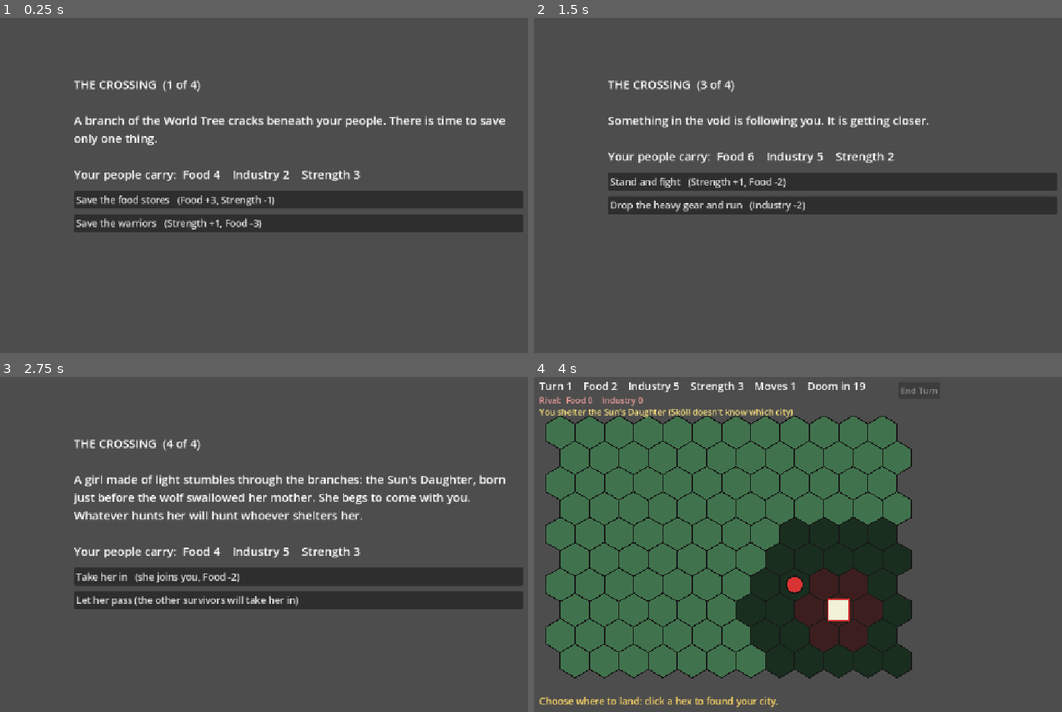
Above: before the commit, frames 1-4 (two rows, left to right).
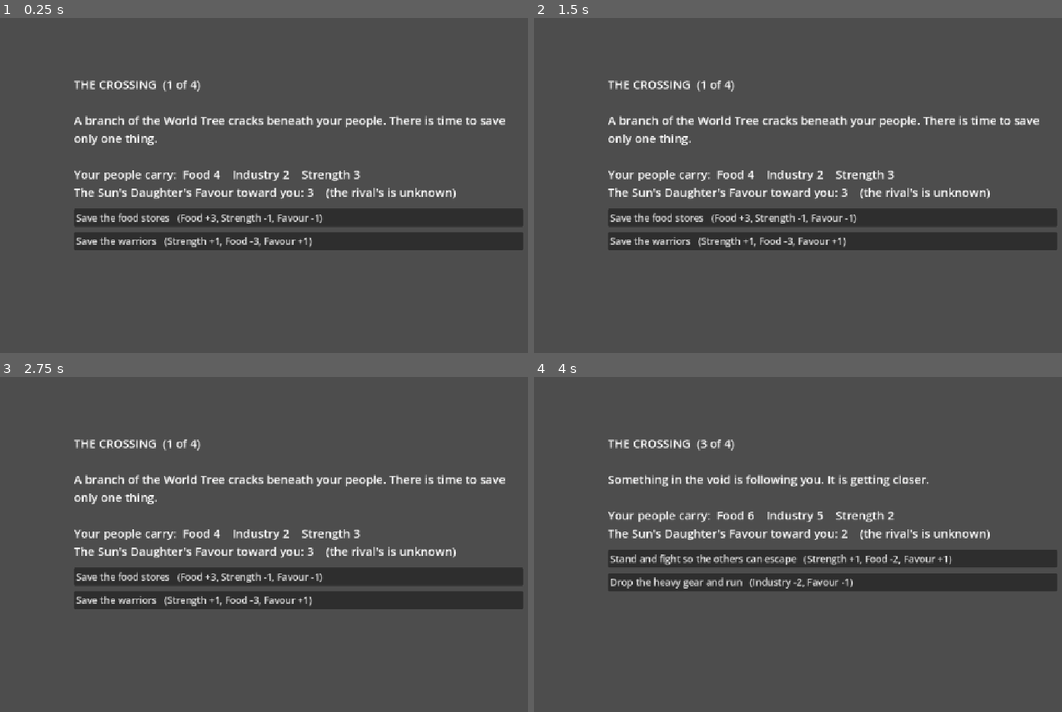
Above: after the commit, the same moments.

Repository: BnanaSkully/after-ragnorok-prototype
Game: Godot game, scene res://main.tscn
The game is run twice, just before and just after one commit, with the same random seed, the same clock (stepped at 60 frames per second) and the same inputs.
Inputs (mouse positions are in pixels of both pictures, inside the frame that each line leads up to):
- Up to frame 1 (0.25 s): no input
- Up to frame 2 (1.5 s): click (834, 198) at 0.5 s, where only the run before the commit has a clickable "Save the food stores (Food +3…"; click (834, 182) at 1.25 s, where only the run before the commit has a clickable "Strip it for tools (Industry …"
- Up to frame 3 (2.75 s): click (300, 541) at 2 s, where only the run before the commit has a clickable "Stand and fight (Strength +1,…"
- Up to frame 4 (4 s): click (834, 578) at 2.75 s, where only the run before the commit has a clickable "Take her in (she joins you, F…"; click (834, 557) at 3.5 s, where only the run after the commit has a clickable "Strip it for tools (Industry …"

The runs differ from the first frame. In frame 1, 12% of the frame differs, in the area x 13-99%, y 50-70%; in frame 2, 17%; in frame 3, 6.2%; in frame 4, 54%, in the area x 1-99%, y 1-99%.

Commit message:
The Sun's Daughter chooses her protector by Favour
She now has a Favour score (0-10) toward each faction. Crossing
choices that protect people raise it and abandoning them lowers it;
the 4th event becomes sharing food with her (+2) or leaving her be.
The rival's Favour is hidden and random (3-6). At the Landing she
shelters with whoever she trusts most (ties random), and both scores
are revealed.

CLAUDE.md records the planned next steps (treating her well, going
rogue, trading her with a possibly negative value), with steps 2-3 on
hold until 'treated well' is decided.

Co-Authored-By: Claude Opus 5.5 <noreply@anthropic.com>
Claude-Session: https://claude.ai/code/session_01Kpeg7E5nkYcPnqopYPPAon

Diff:
--- a/crossing_events.gd
+++ b/crossing_events.gd
@@ -3,7 +3,12 @@
 # PLACEHOLDER TEXT - rewrite these freely, or add more events to the list.
 # Each event has some "text" and a list of "choices". Each choice has a
 # "label" (the button text) and "effects": numbers added to what the
-# player's people arrive with. Use "food", "industry" and "strength".
+# player's people arrive with. Use "food", "industry", "strength" and "favour".
+#
+# "favour" is how much the Sun's Daughter trusts you. She travels with the
+# survivors and watches how each people behaves; at the Landing she shelters
+# with whoever she trusts most. Protecting people raises it, abandoning them
+# lowers it.
 
 const START_FOOD := 4
 const START_INDUSTRY := 2
@@ -12,8 +17,8 @@
 	{
 		"text": "A branch of the World Tree cracks beneath your people. There is time to save only one thing.",
 		"choices": [
-			{"label": "Save the food stores", "effects": {"food": 3, "strength": -1}},
-			{"label": "Save the warriors", "effects": {"strength": 1, "food": -3}},
+			{"label": "Save the food stores", "effects": {"food": 3, "strength": -1, "favour": -1}},
+			{"label": "Save the warriors", "effects": {"strength": 1, "food": -3, "favour": 1}},
 		],
 	},
 	{
@@ -26,17 +31,15 @@
 	{
 		"text": "Something in the void is following you. It is getting closer.",
 		"choices": [
-			{"label": "Stand and fight", "effects": {"strength": 1, "food": -2}},
-			{"label": "Drop the heavy gear and run", "effects": {"industry": -2}},
+			{"label": "Stand and fight so the others can escape", "effects": {"strength": 1, "food": -2, "favour": 1}},
+			{"label": "Drop the heavy gear and run", "effects": {"industry": -2, "favour": -1}},
 		],
 	},
-	# The Sun's Daughter. "daughter": 1 means she joins the player; if the player
-	# lets her pass, the rival's people take her in instead.
 	{
-		"text": "A girl made of light stumbles through the branches: the Sun's Daughter, born just before the wolf swallowed her mother. She begs to come with you. Whatever hunts her will hunt whoever shelters her.",
+		"text": "A girl made of light walks among the survivors: the Sun's Daughter, born just before the wolf swallowed her mother. She is weighing which people to trust. Whatever hunts her will hunt whoever she shelters with.",
 		"choices": [
-			{"label": "Take her in", "effects": {"daughter": 1, "food": -2}},
-			{"label": "Let her pass (the other survivors will take her in)", "effects": {}},
+			{"label": "Share your food with her", "effects": {"food": -2, "favour": 2}},
+			{"label": "Leave her be", "effects": {}},
 		],
 	},
 ]
--- a/faction.gd
+++ b/faction.gd
@@ -15,6 +15,7 @@
 var strength := 3 # higher strength = better odds in combat
 var food := 0
 var industry := 0
+var favour := 0 # how much the Sun's Daughter trusts this faction (0 to 10)
 
 func _init(p_name: String, p_territory: Color, p_unit: Color, p_city: Vector2i, p_unit_pos: Vector2i) -> void:
 	name = p_name
--- a/main.gd
+++ b/main.gd
@@ -11,9 +11,14 @@
 const SKOLL_SWALLOWED_STRENGTH := 20 # his Strength after swallowing the Sun's Daughter
 const INDUSTRY_PER_DEFENCE := 5 # every 5 stored Industry adds 1 to a city's defence
 
-# The Sun's Daughter: a refugee met during the Crossing. If the player takes her in
-# she shelters in the player's city; if not, the rival's people take her in.
+# The Sun's Daughter: a refugee who travels with the survivors on the Crossing and
+# watches how each people behaves. At the Landing she chooses to shelter with the
+# faction she trusts most (highest Favour).
 const DAUGHTER_NAME := "the Sun's Daughter" # change her name here
+const PLAYER_START_FAVOUR := 3
+const RIVAL_FAVOUR_MIN := 3 # the rival's Favour is hidden and random in this range
+const RIVAL_FAVOUR_MAX := 6
+const MAX_FAVOUR := 10
 const DAUGHTER_FOOD := 2 # extra Food per turn for whoever shelters her
 const DAUGHTER_INDUSTRY := 2 # extra Industry per turn
 const DAUGHTER_DEFENCE := 3 # extra defence for the city sheltering her
@@ -52,7 +57,7 @@
 var skoll_strength := SKOLL_STRENGTH
 
 var daughter_state := Daughter.SHELTERED
-var daughter_holder: Faction = null # who shelters her (decided during the Crossing)
+var daughter_holder: Faction = null # who shelters her (she chooses at the Landing)
 
 func _ready() -> void:
 	end_turn_button = Button.new()
@@ -90,6 +95,8 @@
 	player.industry = Crossing.START_INDUSTRY
 	daughter_state = Daughter.SHELTERED
 	daughter_holder = null
+	player.favour = PLAYER_START_FAVOUR
+	rival.favour = randi_range(RIVAL_FAVOUR_MIN, RIVAL_FAVOUR_MAX) # hidden from the player
 	end_turn_button.visible = false
 	crossing_panel.visible = true
 	messages.clear()
@@ -99,8 +106,7 @@
 	for b in crossing_buttons.get_children():
 		b.queue_free()
 	var tally := "Your people carry:  Food %d    Industry %d    Strength %d" % [player.food, player.industry, player.strength]
-	if daughter_holder == player:
-		tally += "\nWith you:  %s" % DAUGHTER_NAME
+	tally += "\n%s's Favour toward you: %d    (the rival's is unknown)" % [DAUGHTER_NAME.capitalize(), player.favour]
 	if crossing_step < Crossing.EVENTS.size():
 		var event: Dictionary = Crossing.EVENTS[crossing_step]
 		crossing_label.text = "THE CROSSING  (%d of %d)\n\n%s\n\n%s" % [crossing_step + 1, Crossing.EVENTS.size(), event["text"], tally]
@@ -109,7 +115,7 @@
 			var label: String = choice["label"] if effects_text == "" else "%s   (%s)" % [choice["label"], effects_text]
 			add_crossing_button(label, choose.bind(choice["effects"]))
 	else:
-		crossing_label.text = "THE CROSSING\n\nThe branches of Yggdrasil give way. Land lies below.\n\n%s" % tally
+		crossing_label.text = "THE CROSSING\n\nThe branches of Yggdrasil give way. Land lies below.\nWhen you land, %s will choose whose city to shelter in.\n\n%s" % [DAUGHTER_NAME, tally]
 		add_crossing_button("Begin the Landing", start_landing)
 	queue_redraw()
 
@@ -125,10 +131,7 @@
 func describe_effects(effects: Dictionary) -> String:
 	var parts: Array[String] = []
 	for key in effects:
-		if key == "daughter":
-			parts.append("she joins you")
-		else:
-			parts.append("%s %+d" % [String(key).capitalize(), effects[key]])
+		parts.append("%s %+d" % [String(key).capitalize(), effects[key]])
 	return ", ".join(parts)
 
 # Apply a choice's effects. Nothing can drop below 0 (Strength below 1).
@@ -136,8 +139,7 @@
 	player.food = maxi(0, player.food + effects.get("food", 0))
 	player.industry = maxi(0, player.industry + effects.get("industry", 0))
 	player.strength = maxi(1, player.strength + effects.get("strength", 0))
-	if effects.get("daughter", 0) > 0:
-		daughter_holder = player
+	player.favour = clampi(player.favour + effects.get("favour", 0), 0, MAX_FAVOUR)
 	crossing_step += 1
 	show_crossing_step()
 
@@ -145,8 +147,7 @@
 # The player has no city or unit yet and must pick a hex to settle.
 func start_landing() -> void:
 	phase = Phase.LANDING
-	if daughter_holder == null:
-		daughter_holder = rival # the player let her pass; the rival's people took her in
+	daughter_holder = daughter_chooses()
 	crossing_panel.visible = false
 	end_turn_button.visible = true
 	player.city_pos = NO_CELL
@@ -156,6 +157,12 @@
 	messages = ["Choose where to land: click a hex to found your city."]
 	queue_redraw()
 
+# She shelters with whoever she trusts most. A tie is decided at random.
+func daughter_chooses() -> Faction:
+	if player.favour == rival.favour:
+		return [player, rival].pick_random()
+	return player if player.favour > rival.favour else rival
+
 func can_land_at(cell: Vector2i) -> bool:
 	return in_bounds(cell) and hex_distance(cell, rival.city_pos) >= MIN_LANDING_DISTANCE
 
@@ -169,10 +176,11 @@
 	hover_cell = NO_CELL
 	end_turn_button.disabled = false
 	messages = ["Your people have landed. Click your unit to move it."]
+	var scores := "(her Favour: you %d, %s %d)" % [player.favour, rival.name, rival.favour]
 	if daughter_holder == player:
-		add_message("%s shelters in your city: +%d Food, +%d Industry a turn and +%d city defence." % [DAUGHTER_NAME.capitalize(), DAUGHTER_FOOD, DAUGHTER_INDUSTRY, DAUGHTER_DEFENCE])
+		add_message("%s chose you %s: +%d Food, +%d Industry a turn, +%d city defence." % [DAUGHTER_NAME.capitalize(), scores, DAUGHTER_FOOD, DAUGHTER_INDUSTRY, DAUGHTER_DEFENCE])
 	else:
-		add_message("%s shelters in %s's city." % [DAUGHTER_NAME.capitalize(), daughter_holder.name])
+		add_message("%s chose to shelter with %s %s." % [DAUGHTER_NAME.capitalize(), daughter_holder.name, scores])
 	queue_redraw()
 
 func end_turn() -> void:
@@ -537,7 +545,7 @@
 	var daughter_info := ""
 	match daughter_state:
 		Daughter.SHELTERED when daughter_holder != null:
-			daughter_info = "%s %s (Sköll doesn't know which city)" % ["You shelter" if daughter_holder == player else daughter_holder.name + " shelters", DAUGHTER_NAME]
+			daughter_info = "%s %s (Sköll doesn't know which city)    Her Favour: you %d, %s %d" % ["You shelter" if daughter_holder == player else daughter_holder.name + " shelters", DAUGHTER_NAME, player.favour, rival.name, rival.favour]
 		Daughter.SWALLOWED:
 			daughter_info = "Sköll swallowed %s. He is the sun now (Strength %d)." % [DAUGHTER_NAME, skoll_strength]
 	draw_string(font, Vector2(20, 82), daughter_info, HORIZONTAL_ALIGNMENT_LEFT, -1, 16, Color(1.0, 0.9, 0.5))
Not shown, changed: CLAUDE.md
